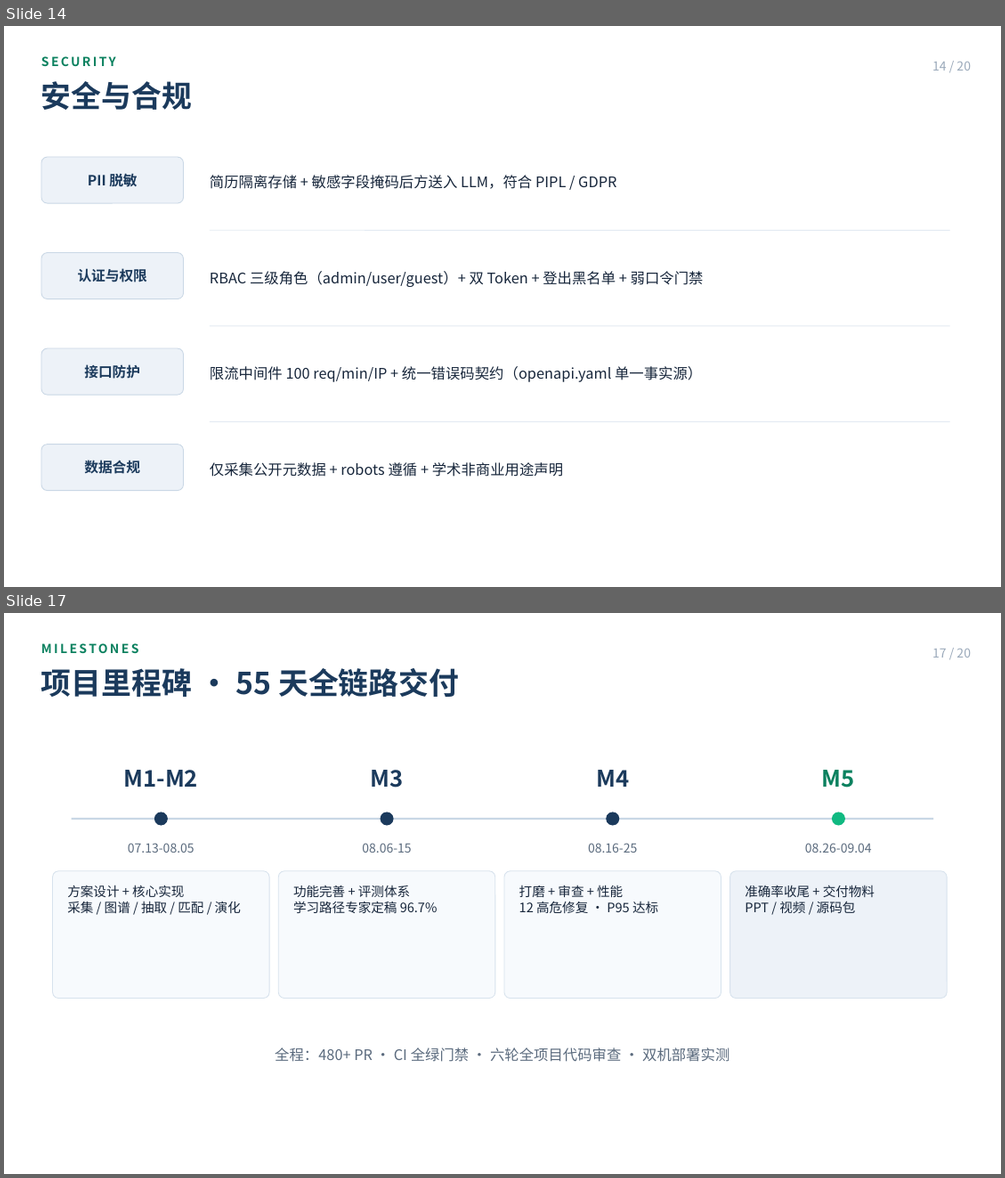
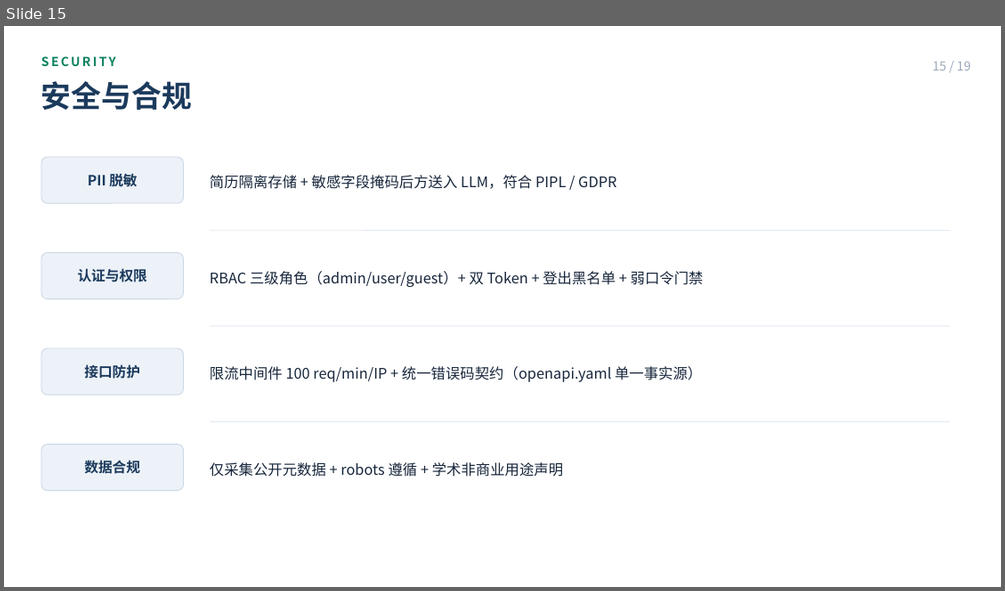
Before and after one commit to Sanksu/zhigang-compass, a slide deck: docs/m5/智岗罗盘_答辩PPT_终稿.pptx. Shown one above the other, each under a label of ours: slides 14 and 17 before the commit, slide 15 after it; the slides between them are not shown. The pictures are 1005x1178 and 1005x591 pixels, drawn with LibreOffice and Linux fonts; fonts in the diff are those of the drawing. Boxes give left, top, right and bottom in pixels: in the first picture for what was removed or moved away, otherwise in the second. Text is boxed around its words. In the diff, an @@ line names an element or a change of style, - is before the commit and + after.

Commit message:
docs(m5): PPT 对齐 0904 实查口径并移除首页/尾页底图
- 核查 LEARNABLE_VIA 学时甘特口径、三视图配图与数据规模页，改为对齐实查结果
- 移除团队分工与项目里程碑页
- 新增全流程链路页与 LLM 自动治理+人工审核说明
- 删除首页/尾页底图及遮罩，深底页改纯色背景；techstack/portrait 以既有图占位
- 重建 19 页 pptx 产物

```diff
--- a/docs/m5/智岗罗盘_答辩PPT_终稿.pptx
+++ b/docs/m5/智岗罗盘_答辩PPT_终稿.pptx
@@ slide 17 removed at bbox=[4, 613, 1001, 1174], background #FFFFFF @@
@@ text removed at bbox=[41, 643, 139, 653] @@
-MILESTONES
@@ text removed at bbox=[932, 649, 971, 657] @@
-17 / 20
@@ text removed at bbox=[41, 668, 459, 697] @@
-项目里程碑 · 55 天全链路交付
@@ text removed at bbox=[124, 770, 198, 787] @@
-M1-M2
@@ text removed at bbox=[371, 770, 404, 787] @@
-M3
@@ text removed at bbox=[596, 770, 629, 787] @@
-M4
@@ text removed at bbox=[822, 770, 855, 787] @@
-M5
@@ line removed from (72, 819) to (933, 819) @@
@@ ellipse removed at bbox=[154, 811, 168, 826] @@
@@ ellipse removed at bbox=[380, 811, 394, 826] @@
@@ ellipse removed at bbox=[606, 811, 619, 826] @@
@@ ellipse removed at bbox=[832, 811, 845, 826] @@
@@ text removed at bbox=[128, 843, 194, 852] @@
-07.13-08.05
@@ text removed at bbox=[362, 843, 411, 852] @@
-08.06-15
@@ text removed at bbox=[588, 843, 637, 852] @@
-08.16-25
@@ text removed at bbox=[805, 843, 872, 852] @@
-08.26-09.04
@@ rounded rectangle removed at bbox=[53, 871, 269, 998] @@
@@ rounded rectangle removed at bbox=[278, 871, 495, 998] @@
@@ rounded rectangle removed at bbox=[504, 871, 721, 998] @@
@@ rounded rectangle removed at bbox=[730, 871, 947, 998] @@
@@ text removed at bbox=[67, 884, 241, 913] @@
-方案设计 + 核心实现
-采集 / 图谱 / 抽取 / 匹配 / 演化
@@ text removed at bbox=[293, 885, 437, 913] @@
-功能完善 + 评测体系
-学习路径专家定稿 96.7%
@@ text removed at bbox=[519, 884, 658, 913] @@
-打磨 + 审查 + 性能
-12 高危修复 · P95 达标
@@ text removed at bbox=[744, 884, 874, 913] @@
-准确率收尾 + 交付物料
-PPT / 视频 / 源码包
@@ text removed at bbox=[275, 1047, 729, 1062] @@
-全程：480+ PR · CI 全绿门禁 · 六轮全项目代码审查 · 双机部署实测
@@ what was slide 14 is now slide 15 @@
@@ slide 15 changed as well @@
@@ text at bbox=[932, 62, 971, 70]: text changed @@
-14 / 20
+15 / 19
```
Also in this commit, not shown: 17 other slides changed, 1 slide added, 1 other slide removed, 5 other files.
